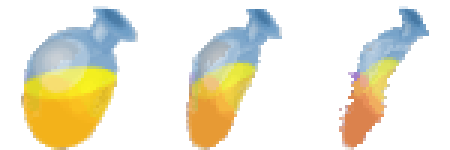
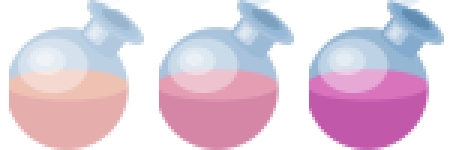
Comparing the layer stacks of the two 450 × 150 images. Changes:
showed "morph_tween#5", opacity 100% → 85%, painted on it over <box>309,0,444,150</box>
showed "morph_tween#4", opacity 100% → 70%, painted on it over <box>159,0,294,150</box>
showed "morph_tween#3", opacity 100% → 55%, painted on it over <box>9,0,144,150</box>
hid "morph_tween#2", opacity 100% → 55%, painted on it over <box>309,0,444,150</box>
hid "morph_tween#1", opacity 100% → 70%, painted on it over <box>159,0,294,150</box>
hid "morph_tween", opacity 100% → 85%, painted on it over <box>9,0,144,150</box>
